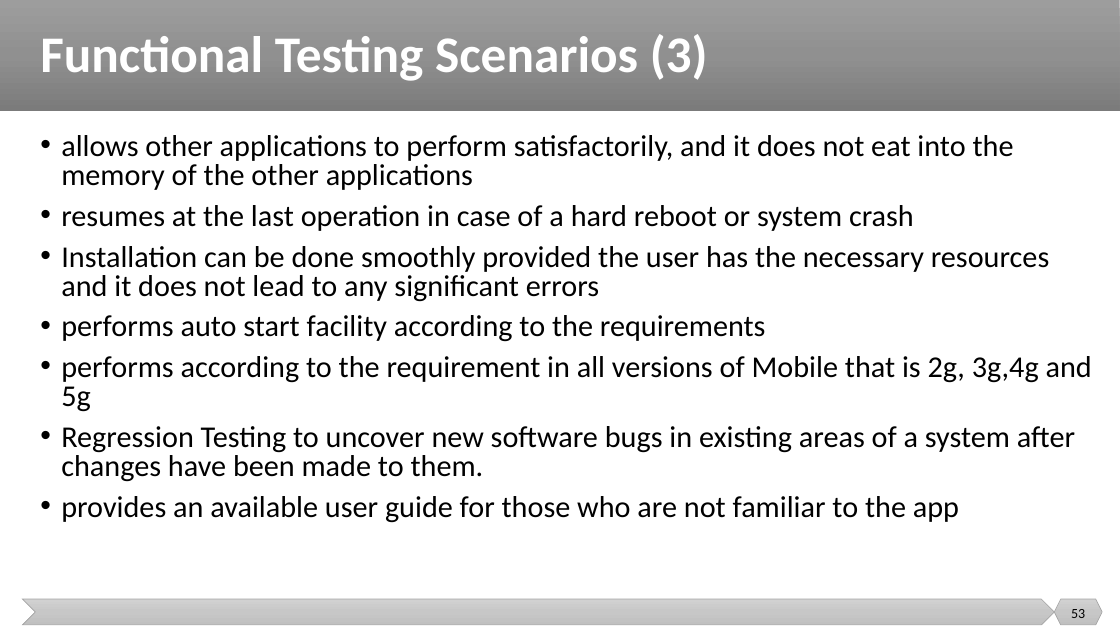
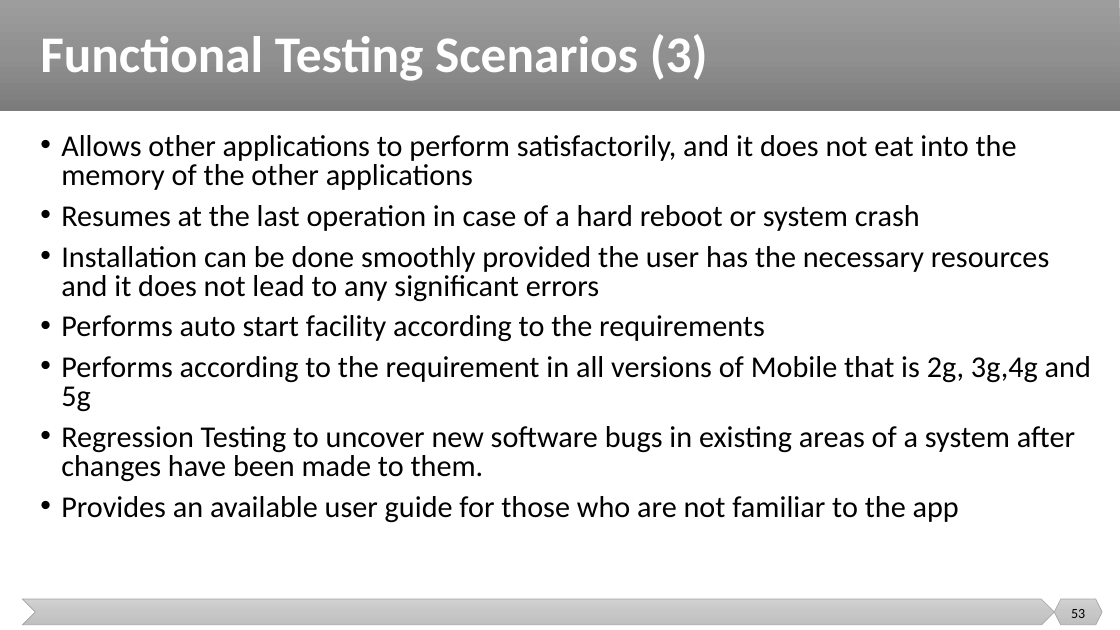
Before and after one commit to malenezi/malenezi, a slide deck: slide 53 of new_SE401/Lectures/10-Advanced Topics/Advanced Topics.pptx. Drawn at 1120x630 pixels with LibreOffice and Linux fonts; fonts in the diff are those of the drawing. Boxes give left, top, right and bottom in pixels: in the first picture for what was removed or moved away, otherwise in the second. Text is boxed around its words. In the diff, an @@ line names an element or a change of style, - is before the commit and + after.

```diff
--- a/new_SE401/Lectures/10-Advanced Topics/Advanced Topics.pptx
+++ b/new_SE401/Lectures/10-Advanced Topics/Advanced Topics.pptx
@@ text at box(61, 135, 1017, 231): text changed @@
-• allows other applications to perform satisfactorily, and it does not eat into the memory of the other applications
-• resumes at the last operation in case of a hard reboot or system crash
+• Allows other applications to perform satisfactorily, and it does not eat into the memory of the other applications
+• Resumes at the last operation in case of a hard reboot or system crash
@@ text at box(61, 315, 1091, 412): text changed @@
-• performs auto start facility according to the requirements
-• performs according to the requirement in all versions of Mobile that is 2g, 3g,4g and 5g
+• Performs auto start facility according to the requirements
+• Performs according to the requirement in all versions of Mobile that is 2g, 3g,4g and 5g
@@ text at box(61, 496, 959, 523): text changed @@
-• provides an available user guide for those who are not familiar to the app
+• Provides an available user guide for those who are not familiar to the app
```
Also in this commit, not shown: 20 other slides changed, 3 slides added, 2 other files.
